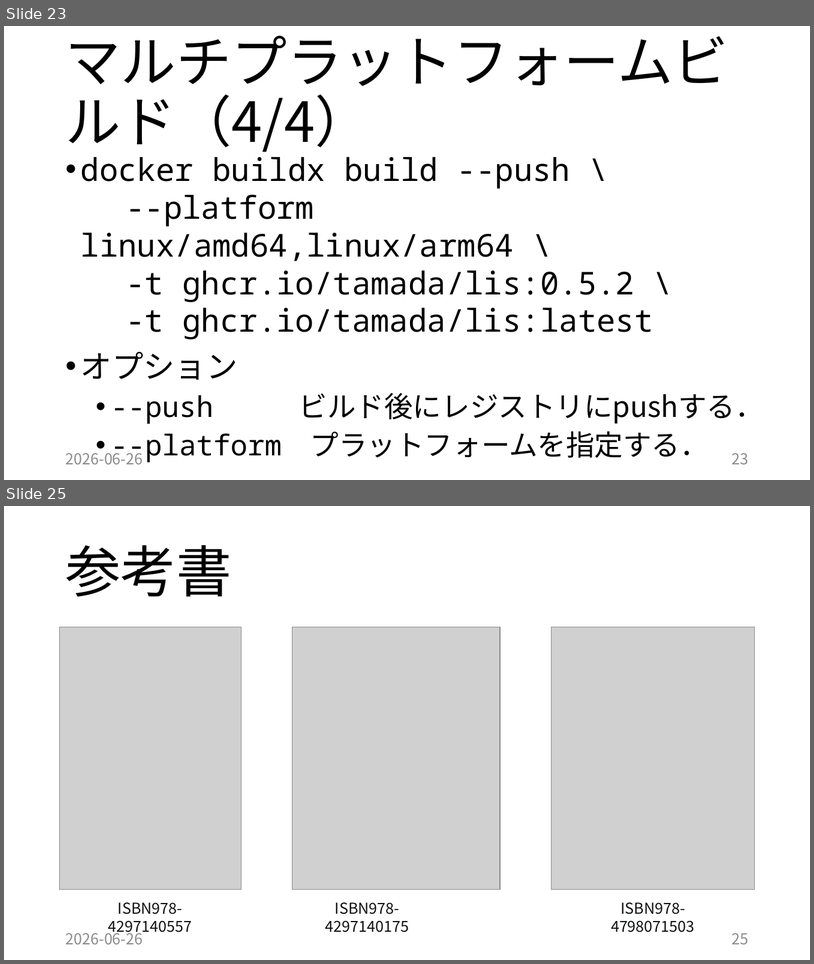
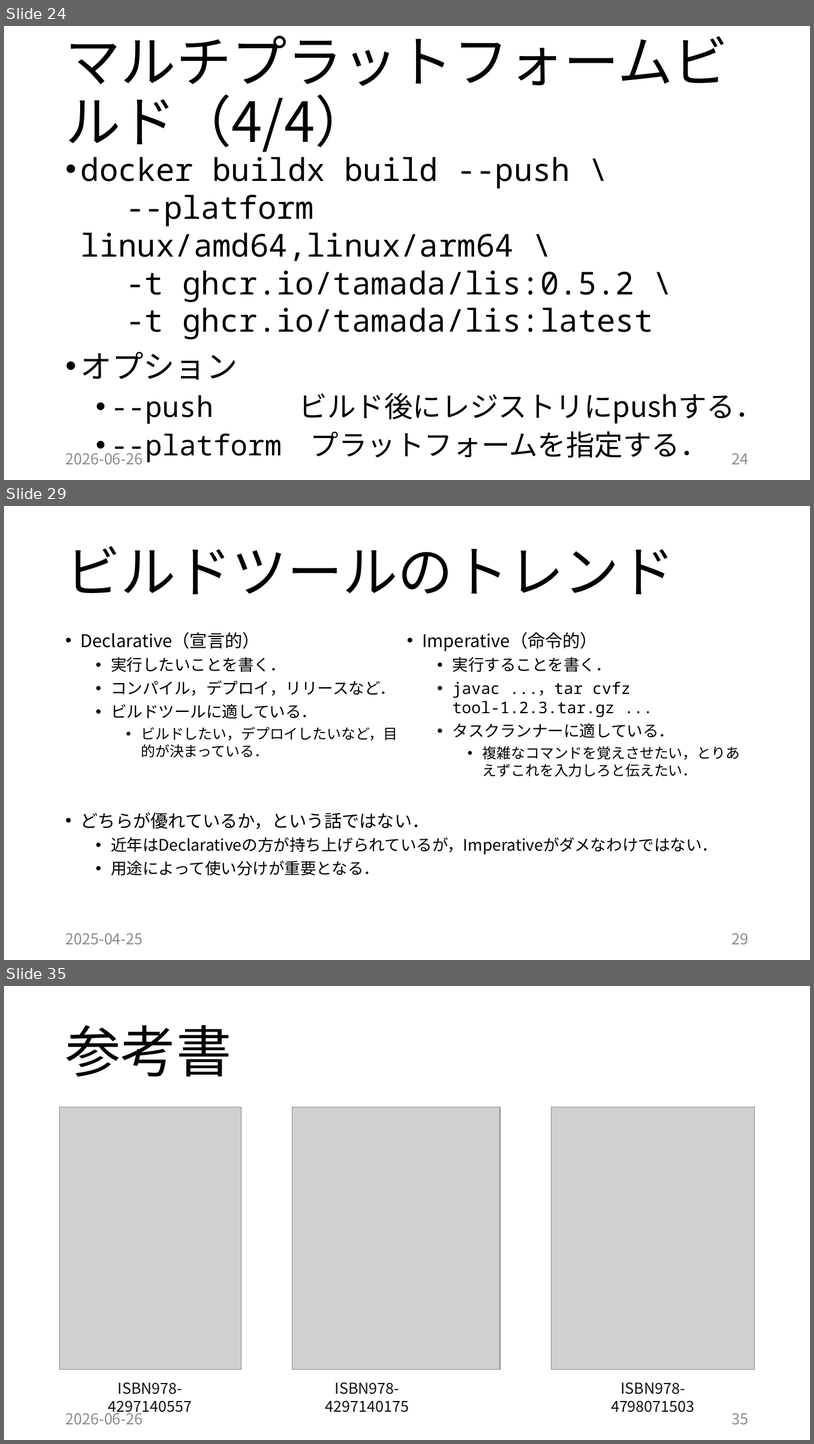
Before and after one commit to tamada/2026empirical, a slide deck: 20260626.pptx. Shown one above the other, each under a label of ours: slides 23 and 25 before the commit, slides 24, 29 and 35 after it; the slides between them are not shown. The pictures are 814x964 and 814x1444 pixels, drawn with LibreOffice and Linux fonts; fonts in the diff are those of the drawing; grey boxes stand for pictures. Boxes give left, top, right and bottom in pixels: in the first picture for what was removed or moved away, otherwise in the second. Text is boxed around its words. In the diff, an @@ line names an element or a change of style, - is before the commit and + after.

```diff
--- a/20260626.pptx
+++ b/20260626.pptx
@@ slide 29 added at bbox=[4, 506, 810, 960], background #FFFFFF @@
@@ title added at bbox=[65, 546, 675, 594], 66 pt, text #000000 @@
+ビルドツールのトレンド
@@ text added at bbox=[81, 632, 740, 777], 19 pt, text #000000 @@
+• Declarative（宣言的）
+  • 実行したいことを書く．
+  • コンパイル，デプロイ，リリースなど．
+  • ビルドツールに適している．
+    • ビルドしたい，デプロイしたいなど，目的が決まっている．
+• Imperative（命令的）
+  • 実行することを書く．
+  • javac ...，tar cvfz tool-1.2.3.tar.gz ...
+  • タスクランナーに適している．
+    • 複雑なコマンドを覚えさせたい，とりあえずこれを入力しろと伝えたい．
@@ text added at bbox=[81, 812, 718, 876], 19 pt, text #000000 @@
+• どちらが優れているか，という話ではない．
+  • 近年はDeclarativeの方が持ち上げられているが，Imperativeがダメなわけではない．
+  • 用途によって使い分けが重要となる．
@@ text added at bbox=[65, 933, 143, 944], 18 pt, text #8C8C8C @@
+2025-04-25
@@ page number added at bbox=[732, 933, 749, 944], 18 pt, text #8C8C8C @@
+29
@@ what was slide 23 is now slide 24 @@
@@ page number at bbox=[732, 453, 749, 464]: text changed @@
-23
+24
@@ what was slide 25 is now slide 35 @@
@@ page number at bbox=[732, 1413, 749, 1424]: text changed @@
-25
+35
```
Also in this commit, not shown: 3 slides changed, 10 other slides added, 1 slide removed, 16 other files.
